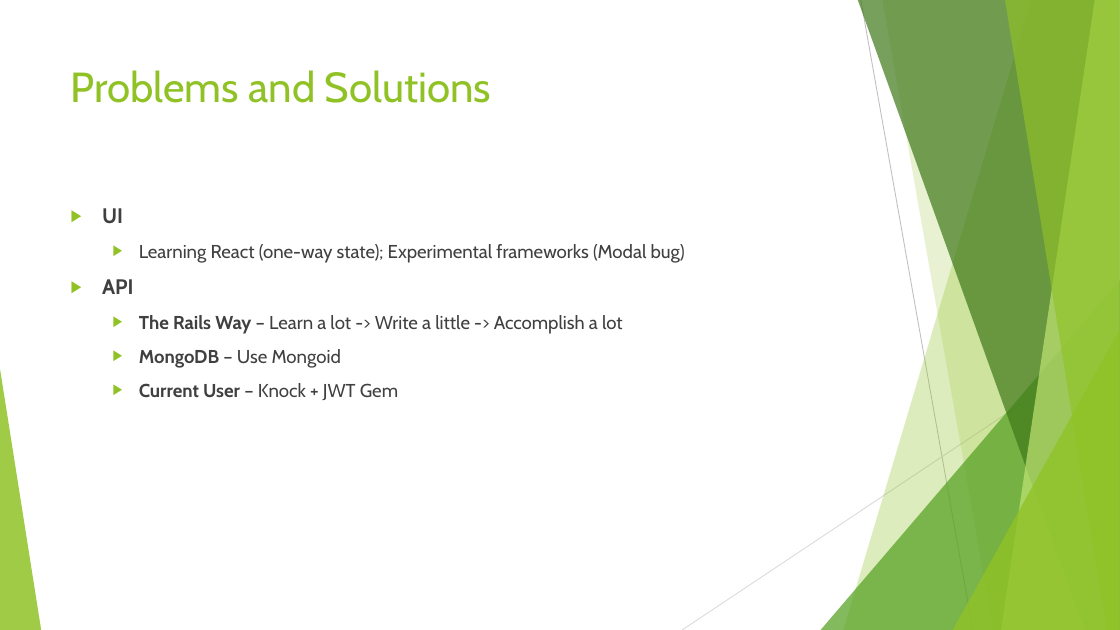
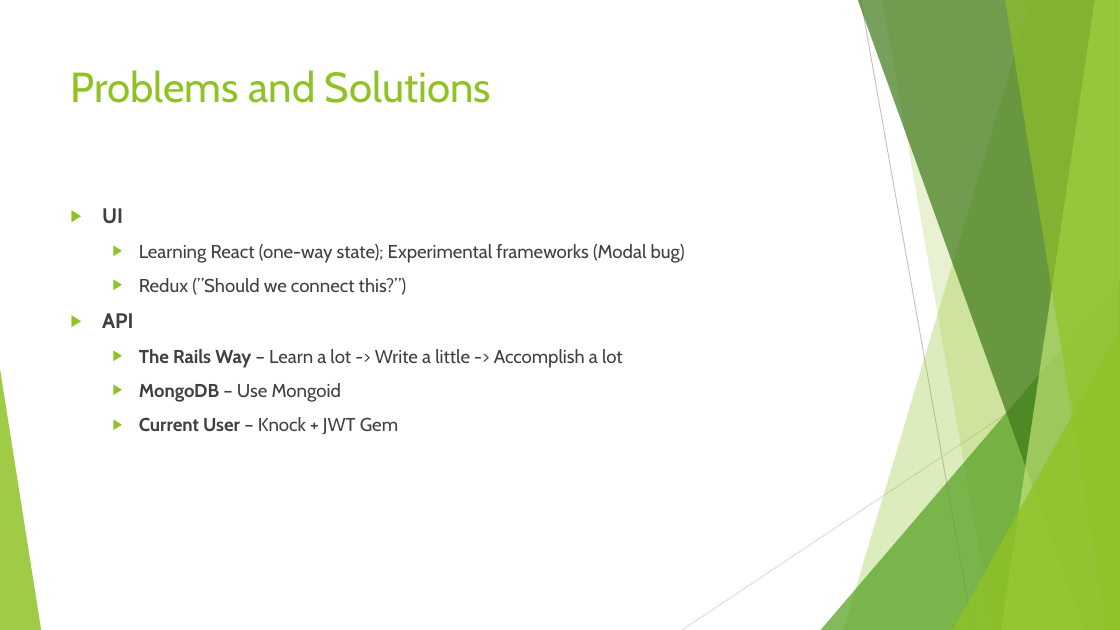
Before and after one commit to mattmccutchen/EventHawk, a slide deck: slide 4 of Homeworks/Event Hawk Final.pptx. Drawn at 1120x630 pixels with LibreOffice and Linux fonts; fonts in the diff are those of the drawing. Boxes give left, top, right and bottom in pixels: in the first picture for what was removed or moved away, otherwise in the second. Text is boxed around its words. In the diff, an @@ line names an element or a change of style, - is before the commit and + after.

```diff
--- a/Homeworks/Event Hawk Final.pptx
+++ b/Homeworks/Event Hawk Final.pptx
@@ text at (x1=139, y1=278, x2=407, y2=295): paragraph added @@
+  ▶ Redux (”Should we connect this?”)
```
Also in this commit, not shown: 3 other slides changed.
